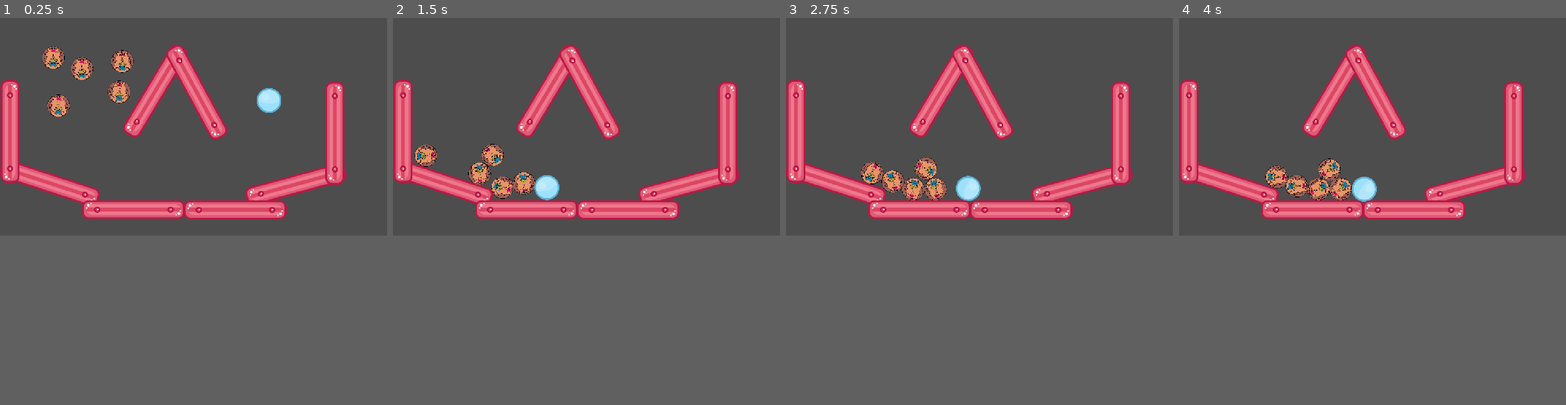
Above: before the commit, frames 1-4 (left to right).
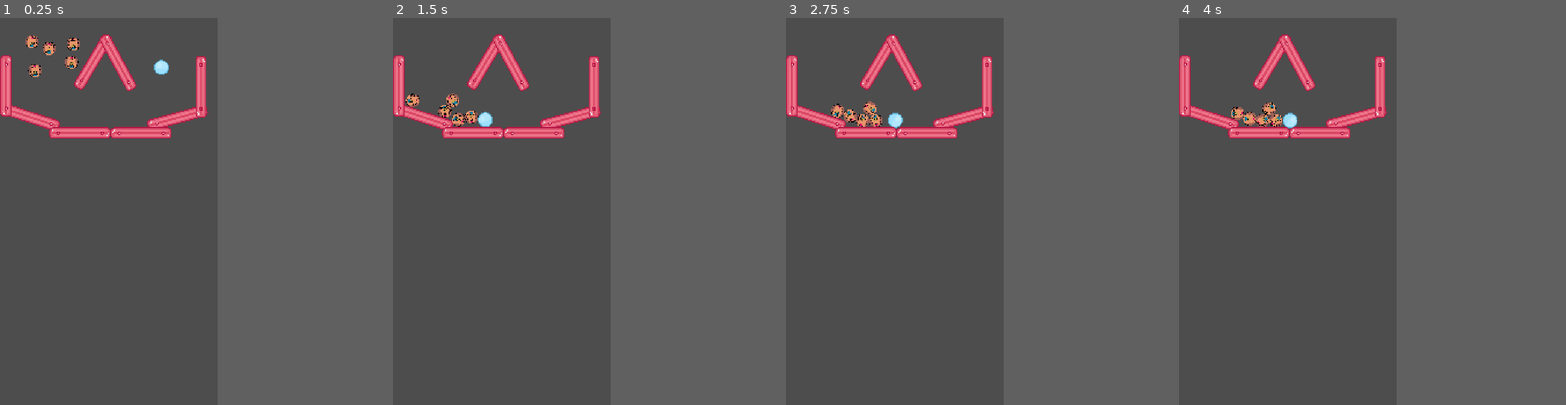
Above: after the commit, the same moments.

Repository: BenoitFHEAJ/ball-heaj
Game: Godot game, scene res://CapyBall Main Scene.tscn
Two runs of this game, one before a commit and one after it. Both use one fixed random seed, a clock stepped at 60 frames per second and the inputs below.
Inputs:
- Up to frame 1 (0.25 s): no input
- Up to frame 2 (1.5 s): no input
- Up to frame 3 (2.75 s): no input
- Up to frame 4 (4 s): no input
In our replay, the window is 800x450 before the commit and 450x800 after it. These sizes can differ from the game's own. Grey fills any space a smaller window leaves; there, only what the larger window draws over its background counts as a difference.

The runs differ from the first frame. In frame 1, 14% of the frame differs, in the area x 0-90%, y 4-53%; in frame 2, 14%; in frame 3, 14%; in frame 4, 14%.

Commit message:
feat : vertical size + keep aspect ratio

Diff:
--- a/project.godot
+++ b/project.godot
@@ -16,8 +16,9 @@
 
 [display]
 
+window/size/viewport_width=1080
+window/size/viewport_height=1920
 window/stretch/mode="canvas_items"
-window/stretch/aspect="expand"
 
 [physics]
 
